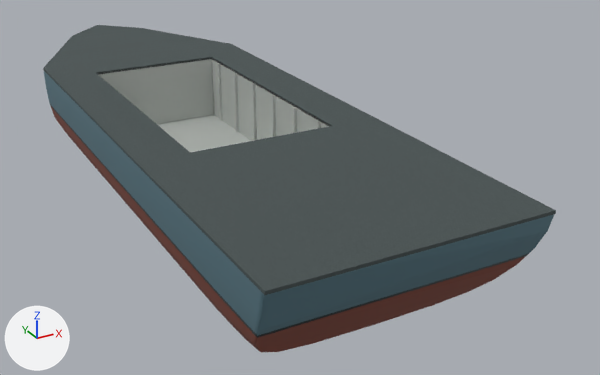
The Blender file resources/models/_source/hull_32x10/hull_32x10.blend, before and after one commit.
One viewpoint serves both versions: a camera (50 mm lens) standing at (-13.1, -32.5, 15.4) and looking at (3.3, -2.7, 0.5). Lighting does not change. The marker at lower left points along +X, +Y and +Z. The first picture is the older version.

Objects in the first picture: 'Aft working deck', 'Coastal formed shell', 'Fore working deck', 'Hold end lining.001', 'Hold side lining.001', 'Hold tank top', 'Side working deck', 'Side working deck.001', 'Straight edged foredeck' and 5 more.
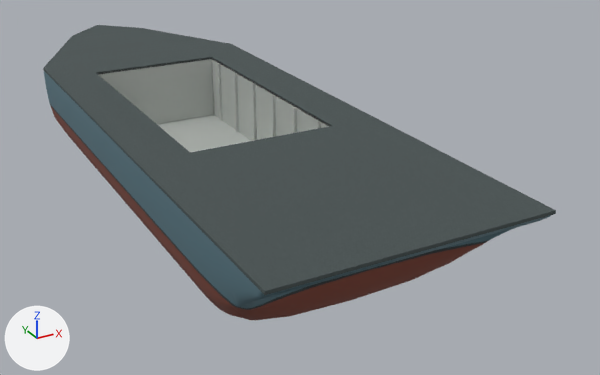
Diff of the bpy script that builds the scene:
```diff
--- a/resources/models/_source/hull_32x10/hull_32x10.blend.py
+++ b/resources/models/_source/hull_32x10/hull_32x10.blend.py
@@ me_coastal_formed_shell @@
 # used by ob_coastal_formed_shell; location = (0.0, 0.0, 0.0)
-me_coastal_formed_shell.from_pydata(...)  # 2442 vertices, 2307 faces; spans x -5.0..5.0, y -16.0..16.0, z 0.2..4.5
+me_coastal_formed_shell.from_pydata(...)  # 2452 vertices, 2323 faces; spans x -5.0..5.0, y -16.0..16.0, z 0.2..4.5
+# me_coastal_formed_shell part 1: 287 vertices moved from x -5.0..5.0, y -15.6..-10.9, z 0.2..3.7 to x -5.0..5.0, y -15.6..-10.9, z 0.2..4.1; 20 vertices removed from x -5.0..5.0, y -15.8..-13.5, z 0.5..3.7; 30 vertices added at x -5.0..5.0, y -15.8..-13.3, z 2.5..4.2
+# me_coastal_formed_shell part 2: 2 faces spanning x -4.3..4.3, y -14.2..-13.8, z 2.7..3.1 switch from mat_paint_hulllower (red #904d3d) to mat_paint_hullupper (cyan #618490)
+# me_coastal_formed_shell part 3: 6 faces spanning x -4.8..4.8, y -13.9..-13.3, z 2.5..2.7 switch from mat_paint_hulllower (red #904d3d) to mat_fixed_bootstripe (dark grey #3c4246)
+# me_coastal_formed_shell part 4: 13 faces spanning x -4.8..4.8, y -14.9..-13.7, z 2.7..3.6 switch from mat_fixed_bootstripe (dark grey #3c4246) to mat_paint_hullupper (cyan #618490)
```

Location of each change, [x1, y1, x2, y2] in pixels of the pictures (600 x 375 px; the box of a moved part takes in the faces that stretch with it):
'Coastal formed shell', reshaped (11% shorter)
    before: [44, 71, 554, 352]
    after: [44, 71, 551, 320]
part 1 of me_coastal_formed_shell, moved or reshaped
    before: [205, 215, 554, 352]
    after: [205, 215, 551, 320]
part 2 of me_coastal_formed_shell, recoloured
    before: [251, 332, 254, 342]
    after: [257, 233, 496, 303]
part 3 of me_coastal_formed_shell, recoloured
    before: [231, 310, 243, 332]
    after: [232, 305, 249, 310]
part 4 of me_coastal_formed_shell, recoloured
    before: [236, 254, 528, 338]
    after: [238, 228, 514, 308]
